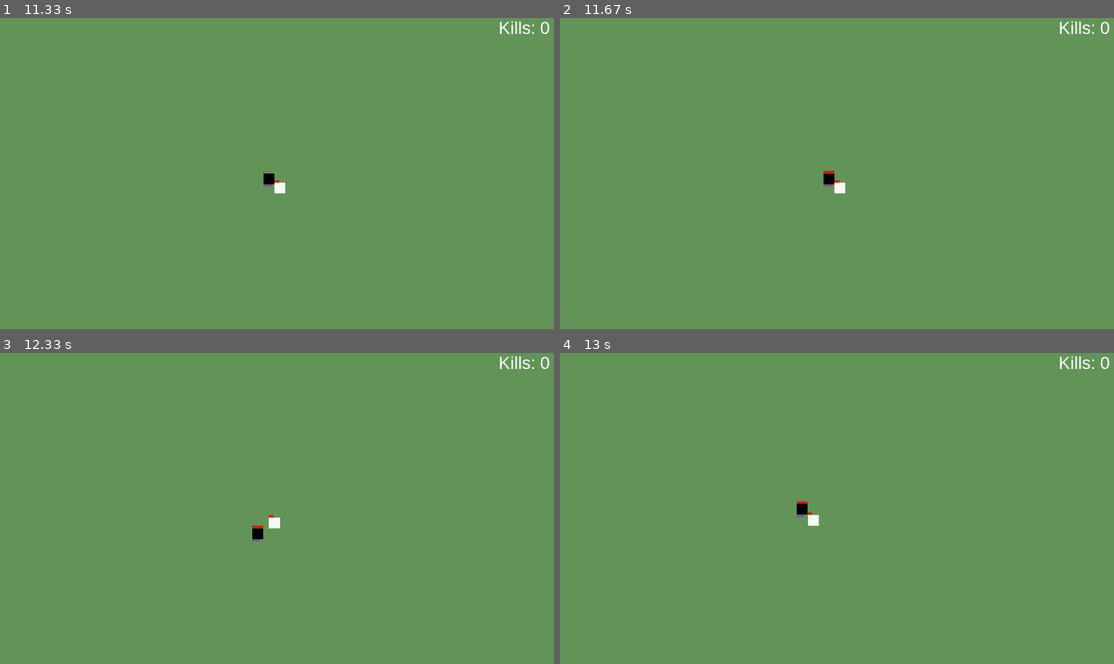
Above: before the commit, frames 1-4 (two rows, left to right).
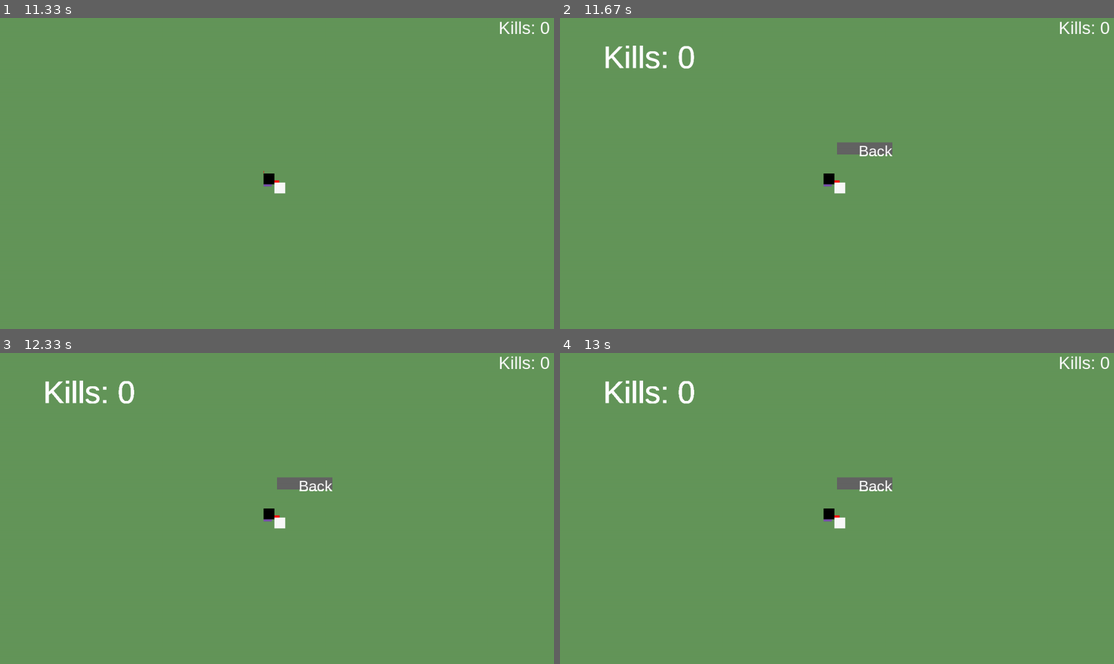
Above: after the commit, the same moments.

Repository: BlazerBen/Final_pygame_project
Game: pygame game, started from director.py
Two runs of this game, one before a commit and one after it. Both use one fixed random seed, a clock stepped at 60 frames per second and the inputs below.
Inputs (mouse positions are in pixels of both pictures, inside the frame that each line leads up to):
- Up to frame 1 (11.33 s): click "Start" at 0.38 s; click "Easy" at 0.72 s; click (88, 248) at 1.05 s; hold A 1.33-1.87 s; hold S 1.9-2.2 s; hold A 2.23-2.63 s; hold W 2.67-3.03 s; hold D 3.07-3.7 s; hold S 3.73-4.1 s; hold A 4.13-4.6 s; hold D 4.63-5.1 s; hold W 5.13-5.43 s; hold D 5.47-5.93 s; hold A 5.97-6.5 s; hold S 6.53-6.83 s; hold A 6.87-7.27 s; hold W 7.3-7.67 s; hold D 7.7-8.33 s; hold S 8.37-8.73 s; hold A 8.77-9.23 s; hold D 9.27-9.73 s; hold W 9.77-10.07 s; hold D 10.1-10.57 s; hold A 10.6-11.13 s; click (77, 248) at 11.22 s
- Up to frame 2 (11.67 s): tap Tab at 11.5 s
- Up to frame 3 (12.33 s): hold S 11.83-12.13 s; click (227, 573) at 11.92 s; hold A from 12.17 s (still down); click (138, 555) at 12.25 s
- Up to frame 4 (13 s): release A at 12.57 s; hold W 12.6-12.97 s; move the mouse to (770, 539) at 12.63 s; click (770, 539) at 12.68 s

Frame 1 is identical in both runs. In frame 2, 0.9% of the frame differs, in the area x 8-60%, y 8-55%; in frame 3, 1.1%; in frame 4, 1.2%, in the area x 8-60%, y 8-57%.

Commit message:
requirement

Diff:
--- a/entity/player.py
+++ b/entity/player.py
@@ -7,14 +7,14 @@
 import math
 
 class Player(entity.Entity):
-    def __init__(self, x,y, color):
+    def __init__(self, x,y, color, health=100, mana=20):
         super().__init__()
         self.x=x
         self.y=y
-        self.health=100
+        self.health=health
         self.max_health=100
         self.max_mana=20
-        self.mana=20
+        self.mana=mana
         self.ratio=self.max_health/self.width
         self.color=color
         self.hitbox=(self.x,self.y,self.width,self.height)
--- a/scenes.py
+++ b/scenes.py
@@ -93,16 +93,17 @@
         var.screen.blit(quit_text, (var.width/2+50,var.height/2))
 
 class GameScene(SceneBase):
-    def __init__(self, x=var.screenwidth/2, y=var.screenheight/2, e_cord=0, number=10):
-        self.pc=player.Player(x,y, (0,0,0))
+    def __init__(self, x=var.screenwidth/2, y=var.screenheight/2, e_cord=0, number=10, health=100, mana=20):
+        self.pc=player.Player(x,y, (0,0,0), health, mana)
         self.bad=[]
         self.number=number
-        for i in range(number):
-            if e_cord==0:
+
+        if e_cord==0:
+            for i in range(number):
                 self.bad.append(enemy.Enemy(x/(i+1), 0))
-            else:
-                for i in e_cord:
-                    self.bad.append(enemy.Enemy(i.x,i.y))
+        else:
+            for i in e_cord:
+                self.bad.append(enemy.Enemy(i.x,i.y))
 
         self.bullets=[]
         SceneBase.__init__(self)
@@ -130,6 +131,7 @@
             if i.health==0:
                 self.bad.remove(i)
                 self.pc.point.append(i)
+                self.pc.get_health(5)
                 self.bad.append(enemy.Enemy(0, 0))
         if self.pc.mana<self.pc.max_mana:
             self.pc.mana+=.025
@@ -261,7 +263,7 @@
             e_cord=[]
             for i in self.previous.bad:
                 e_cord.append(i)
-            self.next=GameScene(self.previous.pc.x, self.previous.pc.y, e_cord, self.previous.number)
+            self.next=GameScene(self.previous.pc.x, self.previous.pc.y, e_cord, self.previous.number, self.previous.pc.health, self.previous.pc.mana)
     def gameover(self):
         pygame.font.init()
         font= pygame.font.SysFont('Arial', 72)
Not shown, changed: readme.txt
Binary file added: requirements.txt
